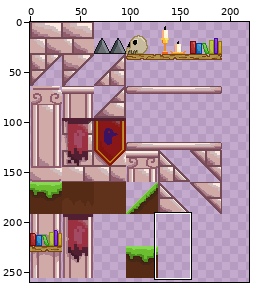
Two versions of one sprite sheet, assets/graphics/tilesets/brick_tileset.png. The first picture is a wide view before the edit; the outline marks the close-up.
Close-up. The starting point:
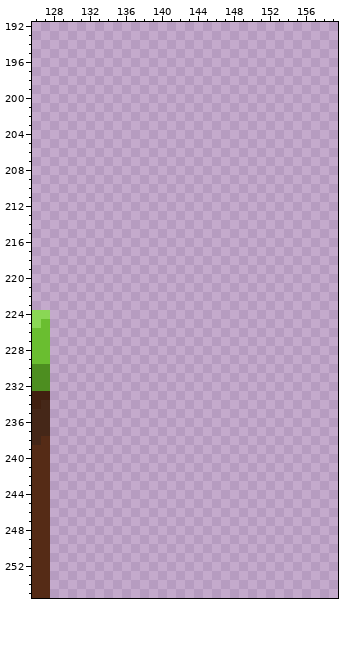
The file is 340x315 pixels. Colours within 5 levels of each other are drawn and written as one. Shown: x 126..159, y 192..255. The wide view leaves out empty margins. The commit also changed other parts of the picture, which this record leaves out.
And afterwards:
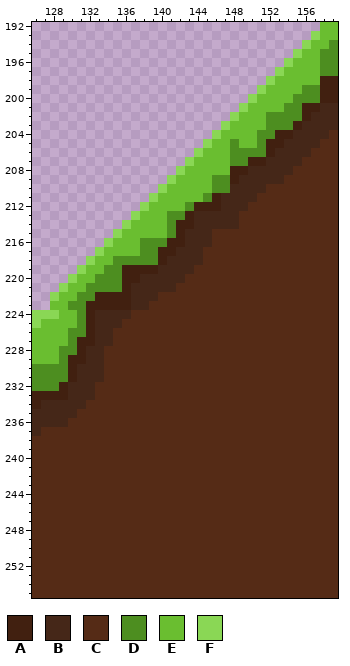
Palette (. is transparent): A #412010  B #452718  C #552b16  D #4d8e20  E #6abe30  F #8ad755
Change:
y 192: x 158..159 .. -> EE
y 193: x 157..159 ... -> FEE
y 194: x 156..159 .... -> FEED
y 195: x 155..159 ..... -> FEEDD
y 196: x 154..159 ...... -> FEEEDD
y 197: x 153..159 ....... -> FEEEEDD
y 198: x 152..159 ........ -> FEEEEEAA
y 199: x 151..159 ......... -> FEEEEDDAA
y 200: x 150..159 .......... -> FEEEEDDDAA
y 201: x 149..159 ........... -> FEEEEDDAABB
y 202: x 148..159 ............ -> FEEEDDDDABBB
y 203: x 147..159 ............. -> FEEEEDDDABBBB
y 204: x 146..159 .............. -> FEEEEDDAABBBBC
y 205: x 145..159 ............... -> FEEDEEDAABBBBCC
y 206: x 144..159 ................ -> FEEEDDDDABBBBCCC
y 207: x 143..159 ................. -> FEEEEDDAABBBBCCCC
y 208: x 142..159 .................. -> FEEEEEAABBBBBCCCCC
y 209: x 141..159 ................... -> FEEEEDDABBBBBCCCCCC
y 210: x 140..159 .................... -> FEEEEEDDBBBBCCCCCCCC
y 211: x 139..159 ..................... -> FEEEEEDABBBBCCCCCCCCC
y 212: x 138..159 ...................... -> FEEEEDAAABBBCCCCCCCCCC
y 213: x 137..159 ....................... -> FEEEDDABBBBBCCCCCCCCCCC
y 214: x 136..159 ........................ -> FEEEEDAABBBBBCCCCCCCCCCC
y 215: x 135..159 ......................... -> FEEEEEDABBBCCCCCCCCCCCCCC
y 216: x 134..159 .......................... -> FEEEDDDAABBBCCCCCCCCCCCCCC
y 217: x 133..159 ........................... -> FEEEEDDAABBBCCCCCCCCCCCCCCC
y 218: x 132..159 ............................ -> FEEDDDDDABBBBCCCCCCCCCCCCCCC
y 219: x 131..159 ............................. -> FEEDDAAAABBBBCCCCCCCCCCCCCCCC
y 220: x 130..159 .............................. -> FEEDDDAABBBBBCCCCCCCCCCCCCCCCC
y 221: x 129..159 ............................... -> FEEDDDDABBBBBCCCCCCCCCCCCCCCCCC
y 222: x 128..159 ................................ -> FEEDDAAAABBBCCCCCCCCCCCCCCCCCCCC
y 223: x 128..159 ................................ -> EEDDAAAAABBCCCCCCCCCCCCCCCCCCCCC
y 224: x 128..159 ................................ -> FEEDABBBBCCCCCCCCCCCCCCCCCCCCCCC
y 225: x 128..159 ................................ -> EEEDABBBCCCCCCCCCCCCCCCCCCCCCCCC
y 226: x 128..159 ................................ -> EEDDABBCCCCCCCCCCCCCCCCCCCCCCCCC
y 227: x 128..159 ................................ -> EEDAABBCCCCCCCCCCCCCCCCCCCCCCCCC
y 228: x 128..159 ................................ -> EDDABBCCCCCCCCCCCCCCCCCCCCCCCCCC
y 229: x 128..159 ................................ -> EDAABBCCCCCCCCCCCCCCCCCCCCCCCCCC
y 230..231: x 128..159 ................................ -> DDABBBCCCCCCCCCCCCCCCCCCCCCCCCCC
y 232: x 128..159 ................................ -> DABBBCCCCCCCCCCCCCCCCCCCCCCCCCCC
y 233: x 128..159 ................................ -> AABBBCCCCCCCCCCCCCCCCCCCCCCCCCCC
y 234: x 128..159 ................................ -> BBBBCCCCCCCCCCCCCCCCCCCCCCCCCCCC
y 235: x 128..159 ................................ -> BBBCCCCCCCCCCCCCCCCCCCCCCCCCCCCC
y 236: x 128..159 ................................ -> BBCCCCCCCCCCCCCCCCCCCCCCCCCCCCCC
y 237: x 127..159 B................................ -> CCCCCCCCCCCCCCCCCCCCCCCCCCCCCCCCC
y 238: x 126 B -> C; x 128..159 ................................ -> CCCCCCCCCCCCCCCCCCCCCCCCCCCCCCCC
y 239..255: x 128..159 ................................ -> CCCCCCCCCCCCCCCCCCCCCCCCCCCCCCCC
